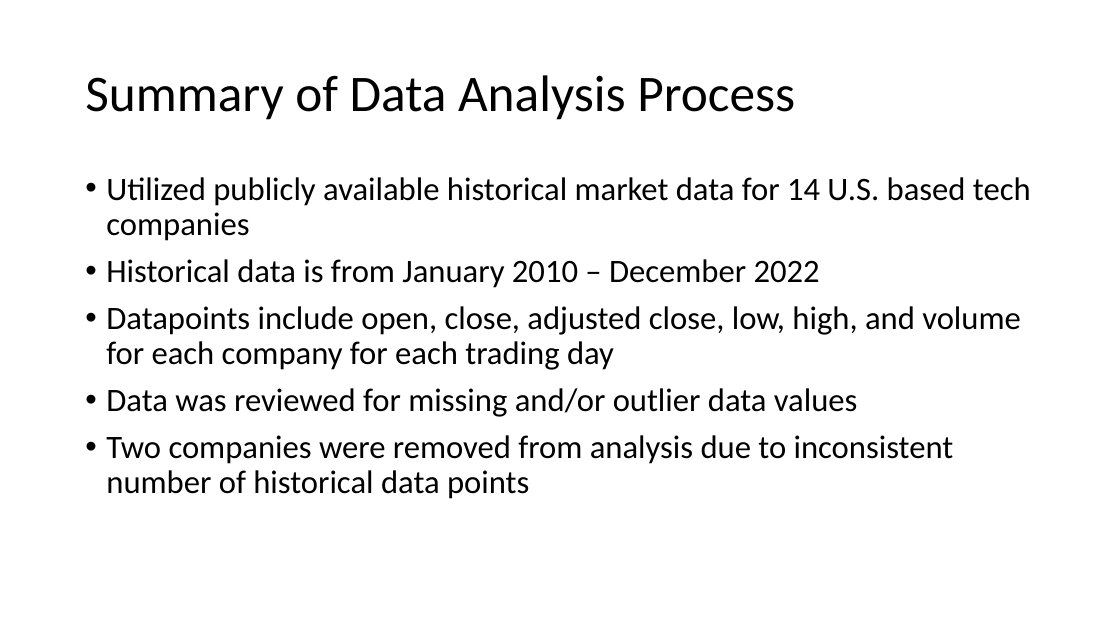
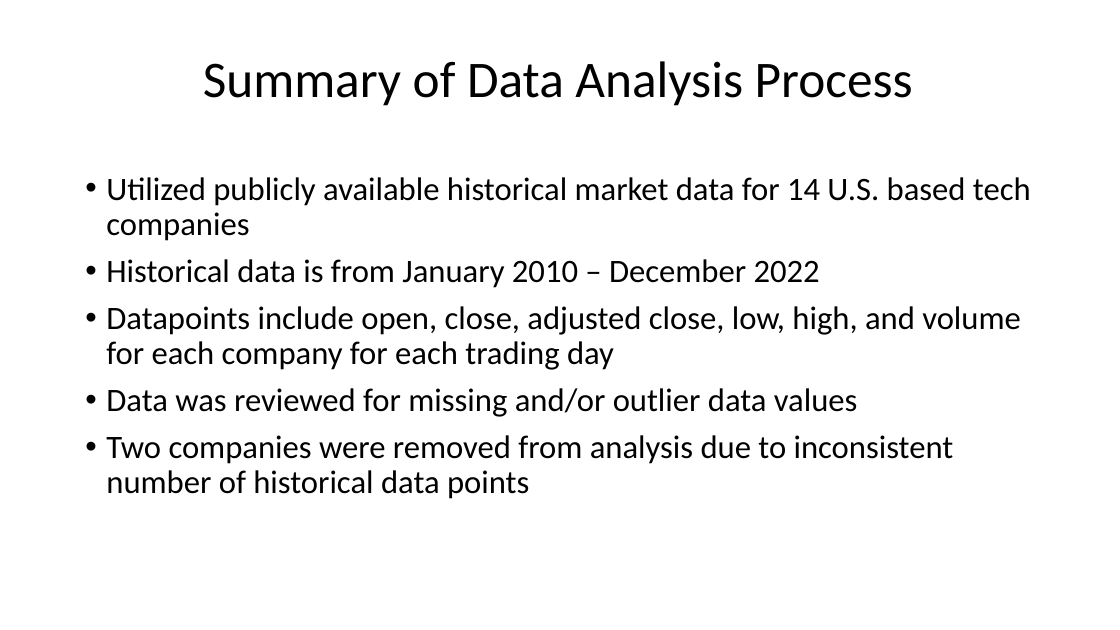
Before and after one commit to frymanation/D214-Capstone, a slide deck: slide 4 of Task 3/Jon Fryman - D214 - Task 3.pptx. Drawn at 1120x630 pixels with LibreOffice and Linux fonts; fonts in the diff are those of the drawing. Boxes give left, top, right and bottom in pixels: in the first picture for what was removed or moved away, otherwise in the second. Text is boxed around its words. In the diff, an @@ line names an element or a change of style, - is before the commit and + after.

```diff
--- a/Task 3/Jon Fryman - D214 - Task 3.pptx
+++ b/Task 3/Jon Fryman - D214 - Task 3.pptx
@@ title "Summary of Data Analysis Process": place and size @@
-title "Summary of Data Analysis Process" at (85, 75, 795, 120)
+title "Summary of Data Analysis Process" at (203, 61, 913, 106)
```
Also in this commit, not shown: 7 other slides changed, 1 slide added, 2 slides removed.
